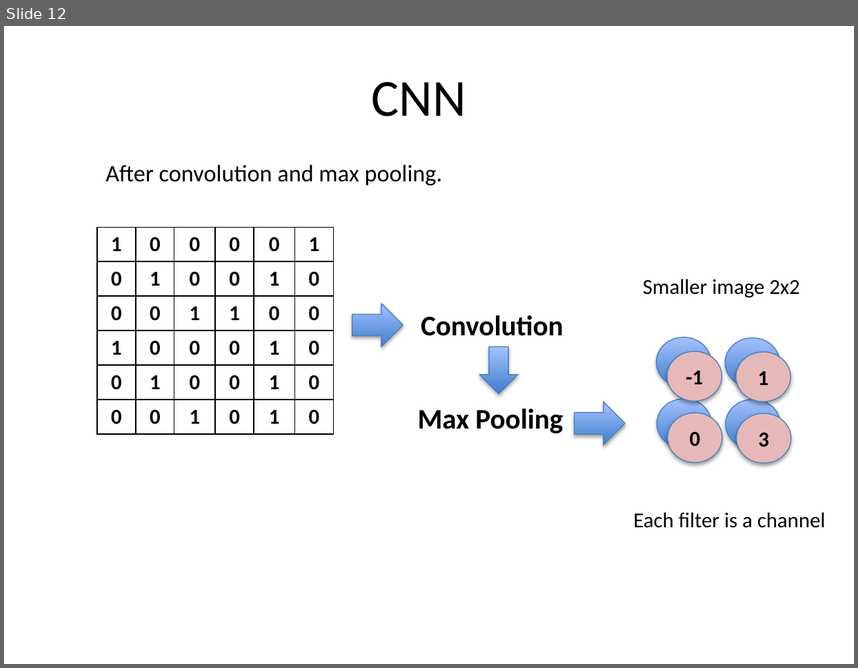
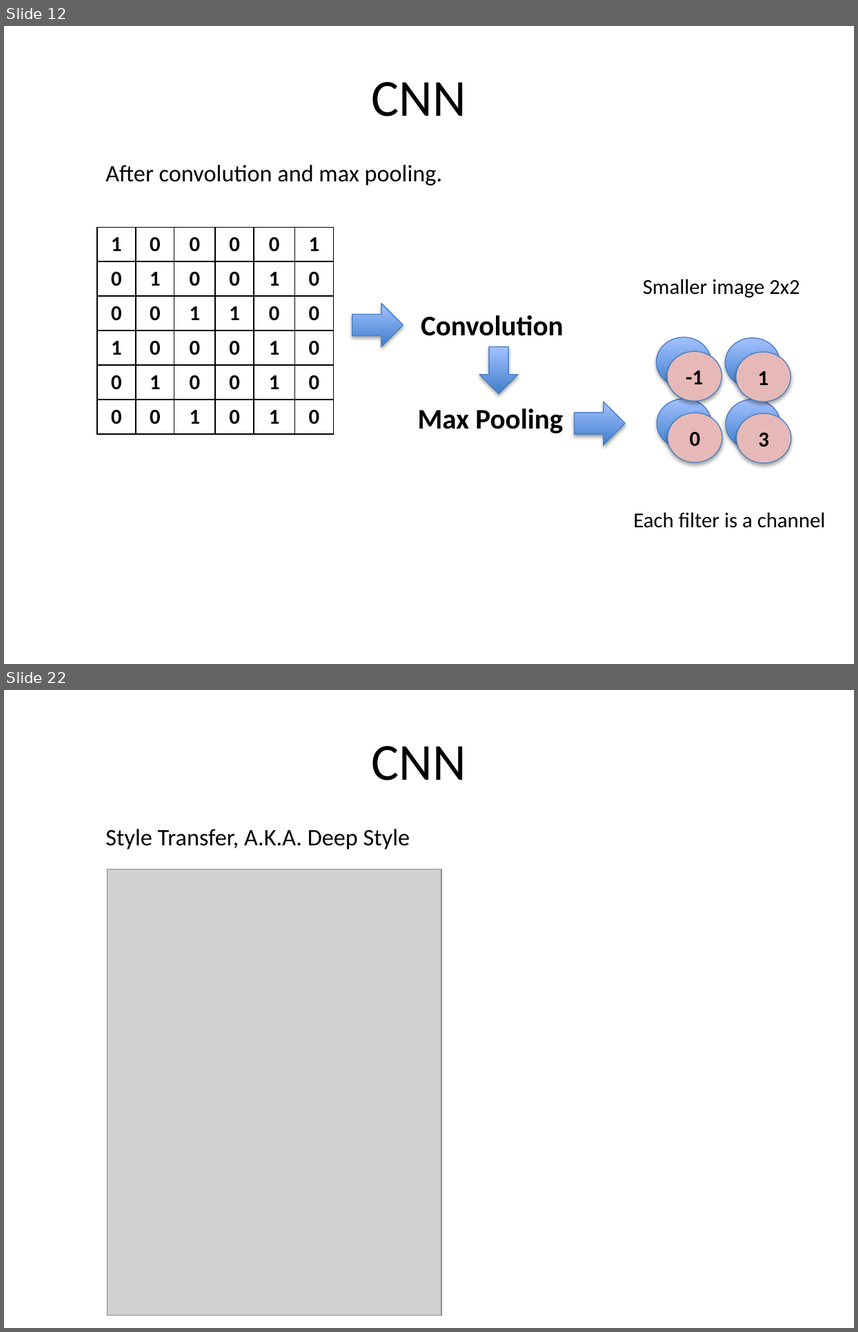
Before and after one commit to haozhestat/DeepLearning-Tensorflow, a slide deck: presentation.pptx. Shown one above the other, each under a label of ours: slide 12 before the commit, slides 12 and 22 after it; the slides between them are not shown. The pictures are 858x668 and 858x1332 pixels, drawn with LibreOffice and Linux fonts; fonts in the diff are those of the drawing; grey boxes stand for pictures. Boxes give left, top, right and bottom in pixels: in the first picture for what was removed or moved away, otherwise in the second. Text is boxed around its words. In the diff, an @@ line names an element or a change of style, - is before the commit and + after.

```diff
--- a/presentation.pptx
+++ b/presentation.pptx
@@ slide 22 added at (x1=4, y1=690, x2=854, y2=1328), background #FFFFFF @@
@@ title added at (x1=372, y1=746, x2=466, y2=780), 44 pt, text #000000 @@
+CNN
@@ subtitle added at (x1=105, y1=829, x2=410, y2=849), 20 pt, text #000000 @@
+Style Transfer, A.K.A. Deep Style
@@ picture added at (x1=107, y1=869, x2=441, y2=1315) @@
```
Also in this commit, not shown: 1 slide changed, 10 other slides added, 1 slide removed.
